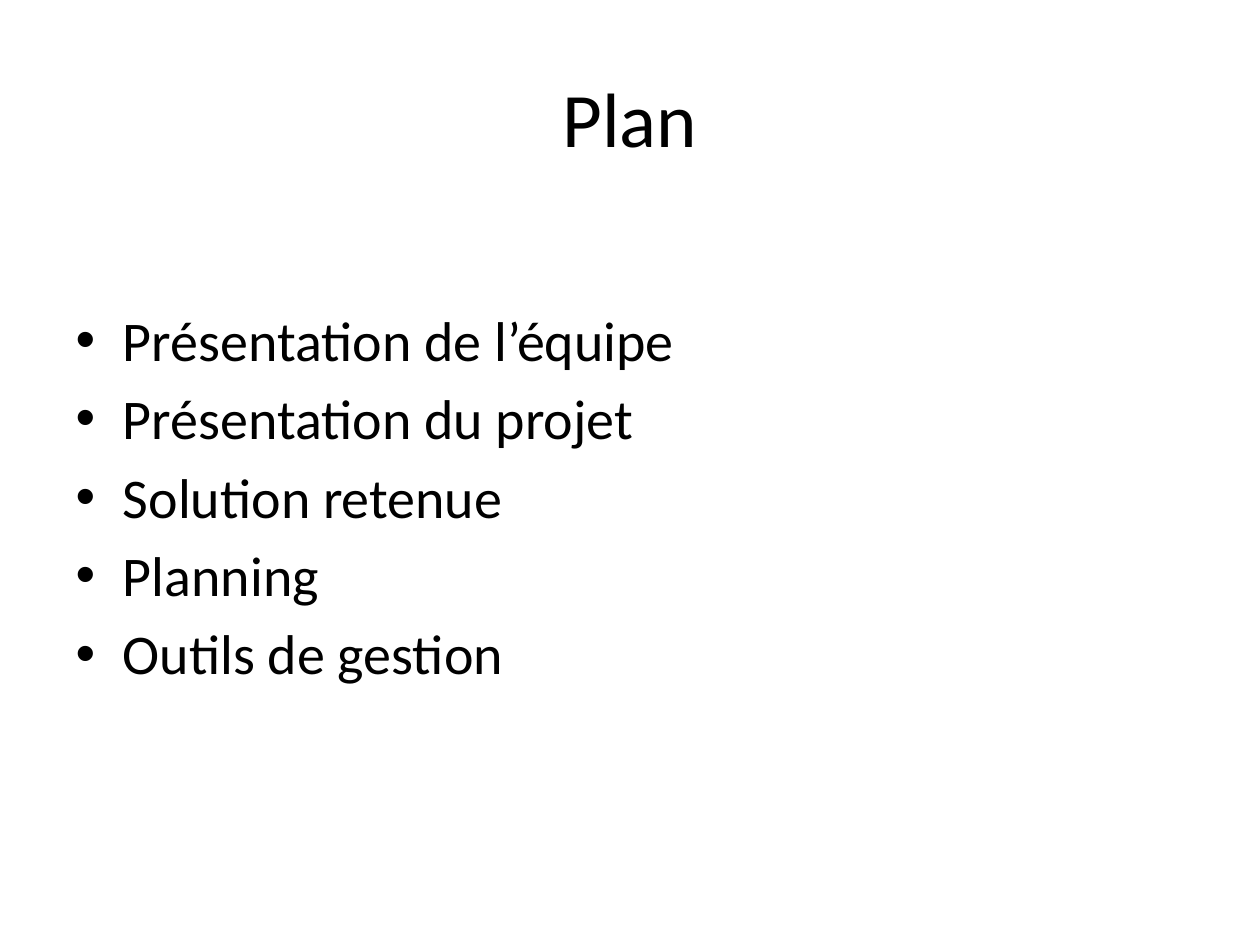
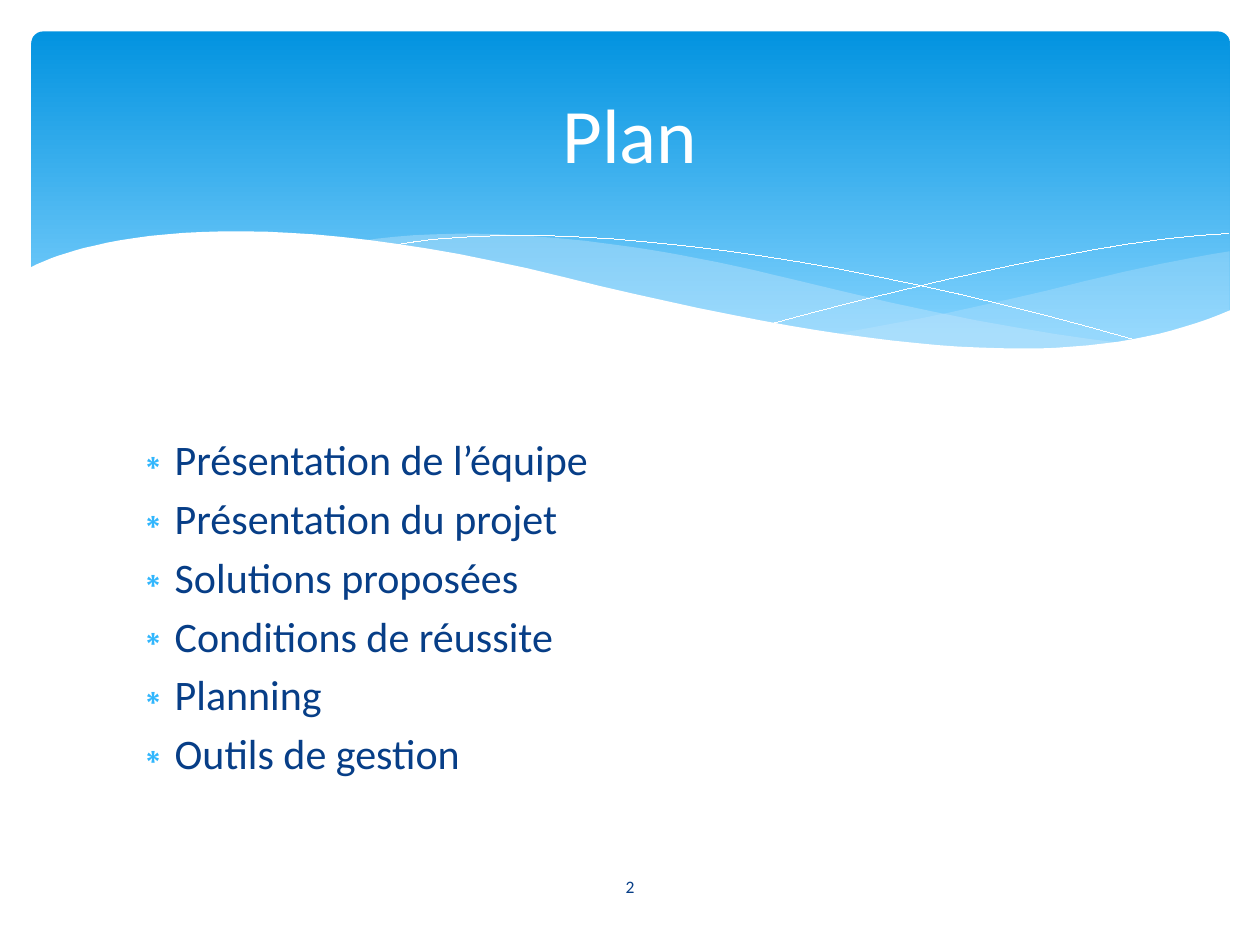
Before and after one commit to xzar/megauav2013, a slide deck: slide 2 of docs/Soutenance/PréSoutenance 0511.pptx. Drawn at 1260x945 pixels with LibreOffice and Linux fonts; fonts in the diff are those of the drawing. Boxes give left, top, right and bottom in pixels: in the first picture for what was removed or moved away, otherwise in the second. Text is boxed around its words. In the diff, an @@ line names an element or a change of style, - is before the commit and + after.

```diff
--- a/docs/Soutenance/PréSoutenance 0511.pptx
+++ b/docs/Soutenance/PréSoutenance 0511.pptx
@@ rounded rectangle added at [32, 32, 1230, 372], fill gradient #0293E0 to #83D3FE @@
@@ title "Plan": place and size @@
-title "Plan" at [563, 93, 698, 148]
+title "Plan" at [563, 109, 698, 164]
@@ title "Plan" at [563, 109, 698, 164]: text colour #000000 to #FFFFFF @@
@@ group added at [29, 232, 1231, 415]: 5 freeform shapes @@
@@ text "Présentation de l’équipe": place and size @@
-text "Présentation de l’équipe" at [123, 321, 674, 684]
+text "Présentation de l’équipe" at [175, 445, 588, 777]
@@ text at [175, 445, 588, 777]: size 32 to 24 pt, text colour #000000 to #073E87 in "Présentation de l’équipe", "Présentation du projet", "Planning", "Outils de gestion"; bullet • to ∗; less space between paragraphs @@
@@ text at [175, 563, 553, 653]: text changed; size 32 to 24 pt; text colour #000000 to #073E87 @@
-• Solution retenue
+∗ Solutions proposées
+∗ Conditions de réussite
@@ page number added at [626, 881, 635, 893], 10 pt, text #073E87 @@
+2
```
Also in this commit, not shown: 8 other slides changed, 6 slides added, 3 slides removed.
